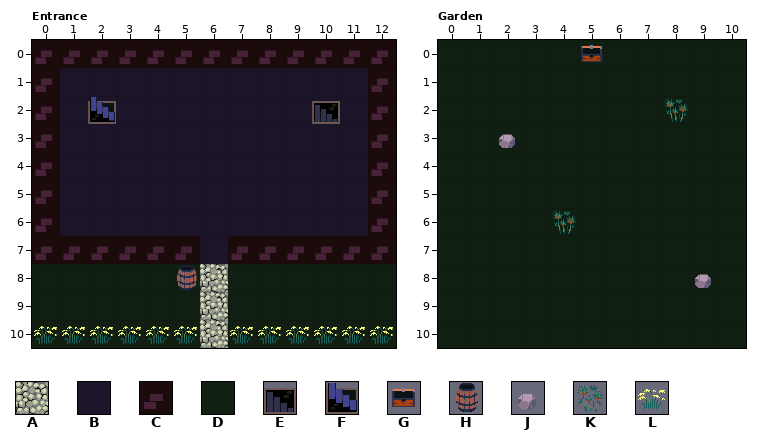
Two versions of a level (LDtk project, Assets/World.ldtk). Above, as it was before the edit.
Cells are 32x32 px. Shown: Entrance x 0..12, y 0..10; Garden x 0..10, y 0..10. The commit also changed other parts of the map, which this record leaves out.
Key: from "Tiles": A 105, B 147, C 232, D 273, E 343, F 344, G 358, H 361, J 379, K 401, L 405.
_ is an empty cell.
Layers that did not change in this view are not listed.
Layer "Floor" before, Entrance, first column x 0:
 0 CCCCCCCCCCCCC
 1 CBBBBBBBBBBBC
 2 CBBBBBBBBBBBC
 3 CBBBBBBBBBBBC
 4 CBBBBBBBBBBBC
 5 CBBBBBBBBBBBC
 6 CBBBBBBBBBBBC
 7 CCCCCCBCCCCCC
 8 DDDDDDADDDDDD
 9 DDDDDDADDDDDD
10 DDDDDDADDDDDD
Layer "Objects" before, Entrance, first column x 0:
 0 _____________
 1 _____________
 2 __F_______E__
 3 _____________
 4 _____________
 5 _____________
 6 _____________
 7 _____________
 8 _____H_______
 9 _____________
10 LLLLLL_LLLLLL
Layer "Objects" before, Garden, first column x 0:
 0 _____G_____
 1 ___________
 2 _______DK__
 3 __J________
 4 ___________
 5 ___________
 6 ____K______
 7 _D___D_____
 8 _________J_
 9 ___________
10 _________D_
And afterwards:
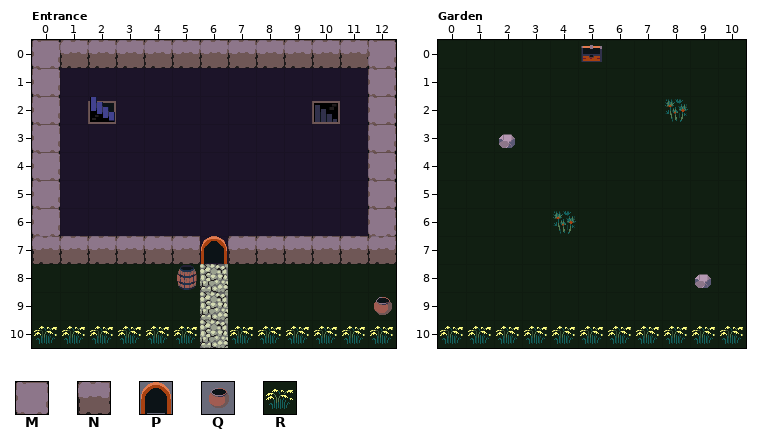
Further tiles: from "Tiles": M 0, N 1, P 339, Q 360, R 273 under 405.
The edit:
Layer "Floor", Entrance:
The author changed tile C to tile M in rows 0 to 6 at x 0 and 12.
The author changed tile C to tile N in row 0 at x 1 to 11; in row 7 at x 0 to 5 and 7 to 12.
Layer "Objects", Entrance:
Tile P now appears in row 7 at x 6.
Tile Q now appears in row 9 at x 12.
Layer "Objects", Garden:
Tile L now appears in row 10 at x 0 to 8 and 10.
The author changed tile D to tile R in row 10 at x 9.
Where, in picture pixels (left, top, right, bottom), the same in both pictures:
changed: (32, 40, 396, 264)
added: (374, 297, 392, 315)
changed: (440, 326, 743, 344)
